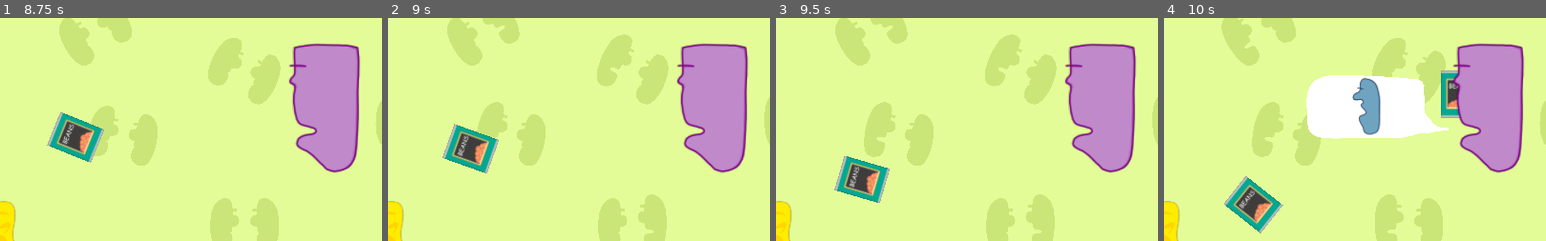
Above: before the commit, frames 1-4 (left to right).
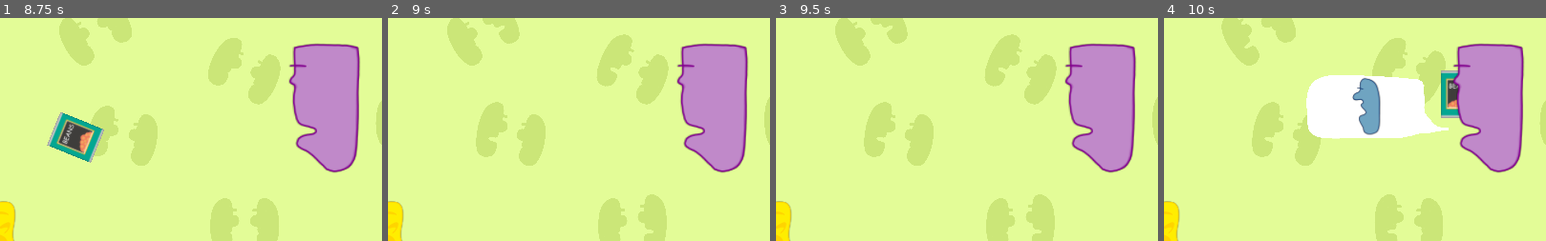
Above: after the commit, the same moments.

Repository: FyshStyx/SpillTheBeans
Game: Godot game, scene res://MainMenu.tscn
Two runs of this game, one before a commit and one after it. Both use one fixed random seed, a clock stepped at 60 frames per second and the inputs below. The engine's default icon, where the game draws it, is replaced by a stand-in: a white triangle on a blue panel in a dark square.
Inputs (mouse positions are % of the whole screen's width and height, from its top left):
- Up to frame 1 (8.75 s): click "Play" at 0.5 s; move the mouse to (72, 45) at 1.27 s; click (72, 45) at 1.42 s; move the mouse to (30, 55) at 2.02 s; click (30, 55) at 2.17 s; move the mouse to (60, 28) at 2.77 s; click (60, 28) at 2.92 s; move the mouse to (45, 70) at 3.52 s; click (45, 70) at 3.67 s; move the mouse to (80, 65) at 4.27 s; click (80, 65) at 4.42 s; move the mouse to (20, 35) at 5.02 s; click (20, 35) at 5.17 s; move the mouse to (55, 50) at 5.77 s; click (55, 50) at 5.92 s; move the mouse to (35, 25) at 6.52 s; click (35, 25) at 6.67 s; move the mouse to (72, 45) at 7.27 s; click (72, 45) at 7.42 s; move the mouse to (30, 55) at 8.02 s; click (30, 55) at 8.17 s
- Up to frame 2 (9 s): move the mouse to (60, 28) at 8.77 s; click (60, 28) at 8.92 s
- Up to frame 3 (9.5 s): no input
- Up to frame 4 (10 s): move the mouse to (45, 70) at 9.52 s; click (45, 70) at 9.67 s
The pictures show only the part of the screen within x 50-100%, y 1-51%; the shares and areas given below are measured in that part.

Frame 1 is identical in both runs. In frame 2, 2.0% of the frame differs, in the area x 14-29%, y 47-70%; in frame 3, 2.0%, in the area x 15-30%, y 61-83%; in frame 4, 2.0%.

Commit message:
prototype can selection

Diff:
--- a/beans/Scenes/BeanCan.tscn
+++ b/beans/Scenes/BeanCan.tscn
@@ -9,7 +9,8 @@
 [sub_resource type="RectangleShape2D" id=1]
 extents = Vector2( 24, 31.75 )
 
-[node name="Can" type="RigidBody2D"]
+[node name="Can" type="RigidBody2D" groups=["cans"]]
+input_pickable = true
 physics_material_override = SubResource( 2 )
 contacts_reported = 10
 contact_monitor = true
@@ -23,3 +24,5 @@
 [node name="CollisionShape2D" type="CollisionShape2D" parent="."]
 position = Vector2( 0, -17.25 )
 shape = SubResource( 1 )
+
+[connection signal="input_event" from="." to="." method="_on_Can_input_event"]
--- a/beans/Scripts/BeanCan.gd
+++ b/beans/Scripts/BeanCan.gd
@@ -2,14 +2,41 @@
 
 
 var target_head
-
+var selected
 
 # Called when the node enters the scene tree for the first time.
 func _ready():
 	target_head = "None"
+	selected = false
 
 func set_target_head(head):
 	target_head = head
 
 func get_target_head():
 	return target_head
+
+func select_can():
+	selected = true
+
+func unselect_can():
+	selected = false
+
+func d_select():
+	if selected == true:
+		queue_free()
+
+
+# When can is clicked, highlight it
+func _on_Can_input_event(viewport, event, shape_idx):
+
+	if event is InputEventMouseButton:
+		if event.pressed:
+			# Call the unselect method from every can in scene
+			# Have to use this REALTIME variable, or function seems to run after
+			# I set select to "true"
+			get_tree().call_group_flags(SceneTree.GROUP_CALL_REALTIME, "cans", "unselect_can")
+
+			# Call the select method for this particular can
+			self.select_can()
+
+			get_tree().call_group("cans", "d_select")
--- a/beans/project.godot
+++ b/beans/project.godot
@@ -76,16 +76,9 @@
 "deadzone": 0.5,
 "events": [  ]
 }
-movement_right={
+can_select={
 "deadzone": 0.5,
-"events": [ Object(InputEventKey,"resource_local_to_scene":false,"resource_name":"","device":0,"alt":false,"shift":false,"control":false,"meta":false,"command":false,"pressed":false,"scancode":0,"physical_scancode":68,"unicode":0,"echo":false,"script":null)
-, Object(InputEventKey,"resource_local_to_scene":false,"resource_name":"","device":0,"alt":false,"shift":false,"control":false,"meta":false,"command":false,"pressed":false,"scancode":0,"physical_scancode":16777233,"unicode":0,"echo":false,"script":null)
- ]
-}
-movement_left={
-"deadzone": 0.5,
-"events": [ Object(InputEventKey,"resource_local_to_scene":false,"resource_name":"","device":0,"alt":false,"shift":false,"control":false,"meta":false,"command":false,"pressed":false,"scancode":0,"physical_scancode":65,"unicode":0,"echo":false,"script":null)
-, Object(InputEventKey,"resource_local_to_scene":false,"resource_name":"","device":0,"alt":false,"shift":false,"control":false,"meta":false,"command":false,"pressed":false,"scancode":0,"physical_scancode":16777231,"unicode":0,"echo":false,"script":null)
+"events": [ Object(InputEventMouseButton,"resource_local_to_scene":false,"resource_name":"","device":0,"alt":false,"shift":false,"control":false,"meta":false,"command":false,"button_mask":0,"position":Vector2( 0, 0 ),"global_position":Vector2( 0, 0 ),"factor":1.0,"button_index":1,"pressed":false,"doubleclick":false,"script":null)
  ]
 }
 
